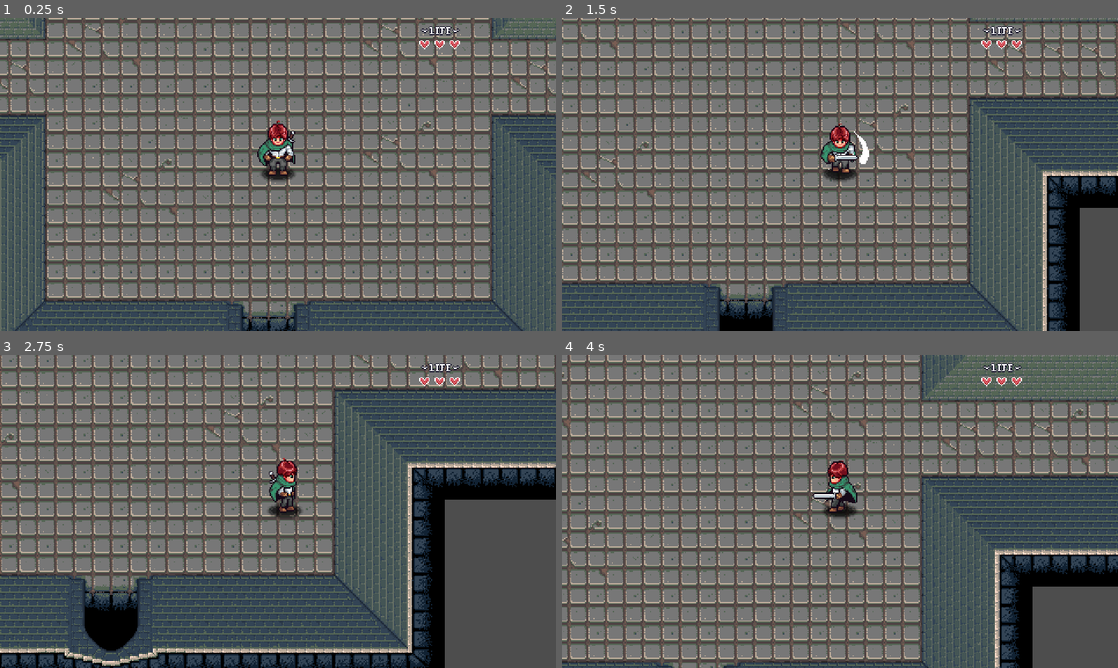
Above: before the commit, frames 1-4 (two rows, left to right).
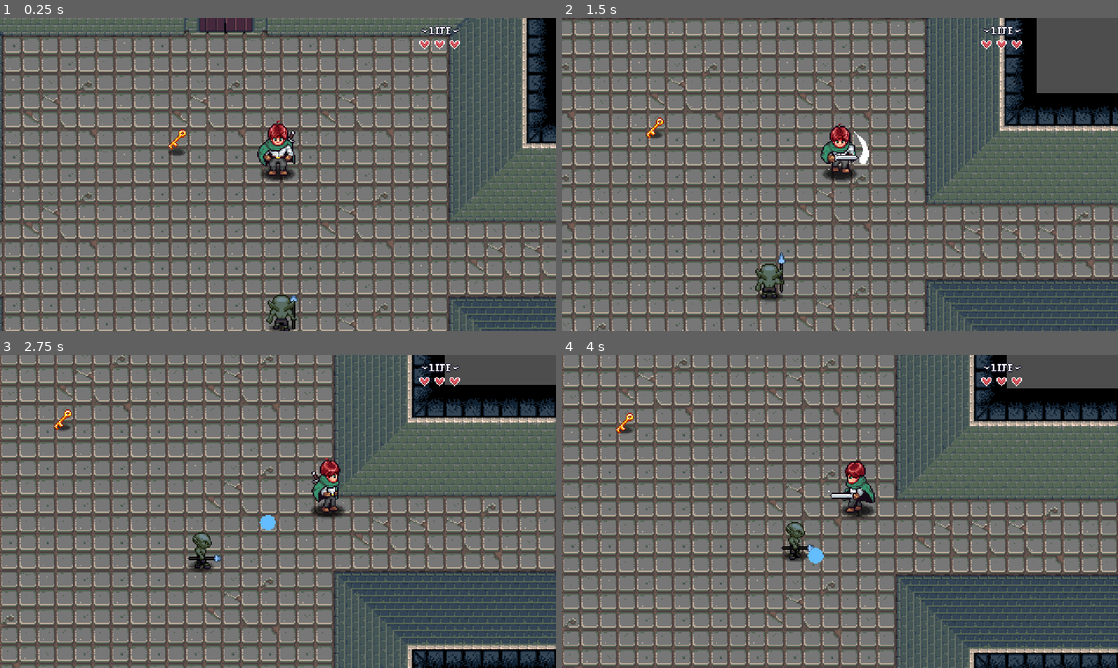
Above: after the commit, the same moments.

Repository: cjhDuke/my-godot-game-aarpg
Game: Godot game, scene res://Levels/Dungeon01/02.tscn
Two runs of this game, one before a commit and one after it. Both use one fixed random seed, a clock stepped at 60 frames per second and the inputs below. This scene is started directly instead of the project's main scene. Sound files missing from this copy of the repository are replaced by a short silence.
Inputs:
- Up to frame 1 (0.25 s): no input
- Up to frame 2 (1.5 s): tap Enter (ui_accept) at 0.5, 0.77 s; hold D (right) 0.53-1.28 s; hold L (ability) 0.53-1.28 s; hold S (down) from 1.28 s (still down); tap Z (attack) at 1.35 s
- Up to frame 3 (2.75 s): tap Enter (ui_accept) at 1.52 s; release S (down) at 2.03 s; hold D (right) from 2.03 s (still down); hold K (interact) from 2.03 s (still down)
- Up to frame 4 (4 s): release D (right) at 2.78 s; release K (interact) at 2.78 s; hold W (up) 2.78-3.53 s; tap L (ability) at 2.85 s; tap Enter (ui_accept) at 3.02, 3.77 s; hold A (left) from 3.53 s (still down); hold Z (attack) from 3.53 s (still down)

The runs differ from the first frame. In frame 1, 66% of the frame differs, in the area x 0-100%, y 0-100%; in frame 2, 68%; in frame 3, 66%; in frame 4, 75%.

Commit message:
阶段四：功能测试

Diff:
--- a/Levels/Dungeon01/02.tscn
+++ b/Levels/Dungeon01/02.tscn
@@ -7,6 +7,8 @@
 [ext_resource type="PackedScene" uid="uid://c8wcg7eoiw2p7" path="res://Interactables/dungeon/locked_door.tscn" id="4_2wffi"]
 [ext_resource type="PackedScene" uid="uid://bfp15p1r6typq" path="res://Item/item_pickup/item_pickup.tscn" id="6_3jn7v"]
 [ext_resource type="Resource" uid="uid://cioscdc7t737r" path="res://Item/key_dungeon.tres" id="7_m2303"]
+[ext_resource type="PackedScene" uid="uid://cyf83jwh86cf7" path="res://Enemies/MageEnemy/mage_enemy.tscn" id="8_m2303"]
+[ext_resource type="PackedScene" uid="uid://dgwbjiph282" path="res://Enemies/Goblin/goblin.tscn" id="9_m7vwt"]
 
 [node name="02" type="Node2D" unique_id=841181719]
 script = ExtResource("1_t4df7")
@@ -15,7 +17,7 @@
 layer_0/tile_data = PackedInt32Array(589829, 0, 5, 655365, 0, 6, 720901, 0, 7, 589830, 65536, 5, 655366, 65536, 6, 7209 …(6747 unchanged characters)…
 
 [node name="PlayerSpawn" parent="." unique_id=2075159053 instance=ExtResource("3_uxhjo")]
-position = Vector2(232, 180)
+position = Vector2(269, 23)
 
 [node name="LockedDoor" parent="." unique_id=1727059056 instance=ExtResource("4_2wffi")]
 z_index = 2
@@ -41,3 +43,9 @@
 z_index = 1
 position = Vector2(182, -3)
 item_data = ExtResource("7_m2303")
+
+[node name="MageEnemy" parent="." unique_id=2091561077 instance=ExtResource("8_m2303")]
+position = Vector2(272, 163)
+
+[node name="Goblin" parent="." unique_id=350501684 instance=ExtResource("9_m7vwt")]
+position = Vector2(-52, 105)
Not shown, added: outputs/phase4_runtime_test.gd.uid
Not shown, added: outputs/test_report.md
